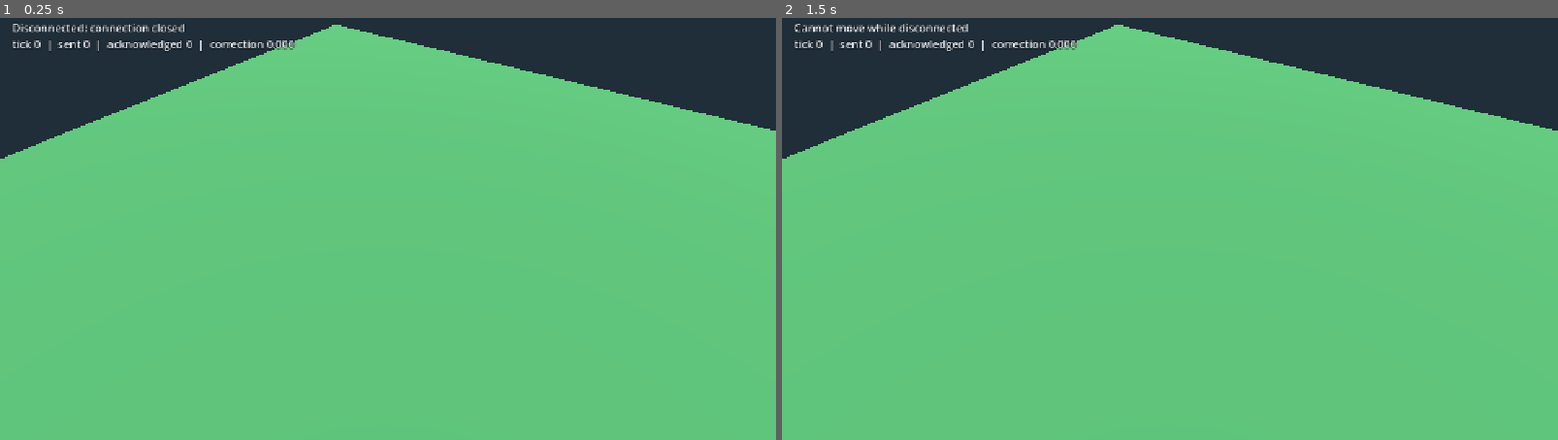
Above: before the commit, frames 1-2 (left to right).
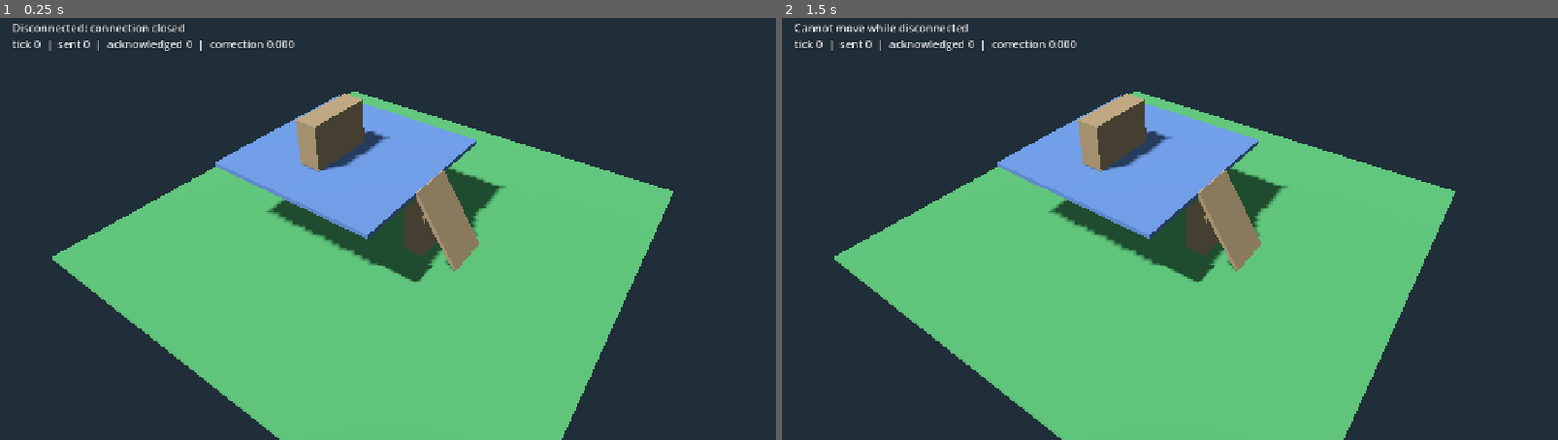
Above: after the commit, the same moments.

Repository: mywyau/arcana
Game: Godot game, scene res://scenes/main.tscn
Same seed, same stepped clock (60 frames per second), same inputs: the game is played once before the commit and once after it.
Inputs (mouse positions are in pixels of both pictures, inside the frame that each line leads up to):
- Up to frame 1 (0.25 s): no input
- Up to frame 2 (1.5 s): tap Enter at 0.5 s; move the mouse to (1340, 199) at 0.52 s; click (1340, 199) at 0.67 s; tap Space at 1.25 s; move the mouse to (1014, 241) at 1.27 s; click (1014, 241) at 1.42 s

The runs differ from the first frame. In frame 1, 50% of the frame differs, in the area x 0-100%, y 1-100%; in frame 2, 50%.

Commit message:
add obstacles, tighten up movement and

Diff:
--- a/client/scenes/main.tscn
+++ b/client/scenes/main.tscn
@@ -7,11 +7,45 @@
 albedo_color = Color(0.24, 0.48, 0.29, 1)
 roughness = 1.0
 
-[sub_resource type="PlaneMesh" id="GroundMesh"]
+[sub_resource type="BoxMesh" id="GroundMesh"]
 material = SubResource("GroundMaterial")
-size = Vector2(40, 40)
-subdivide_width = 20
-subdivide_depth = 20
+size = Vector3(20, 0.2, 20)
+
+[sub_resource type="BoxShape3D" id="GroundShape"]
+size = Vector3(20, 0.2, 20)
+
+[sub_resource type="StandardMaterial3D" id="UpperMaterial"]
+albedo_color = Color(0.28, 0.38, 0.55, 1)
+roughness = 0.9
+
+[sub_resource type="BoxMesh" id="UpperMesh"]
+material = SubResource("UpperMaterial")
+size = Vector3(8, 0.2, 8)
+
+[sub_resource type="BoxShape3D" id="UpperShape"]
+size = Vector3(8, 0.2, 8)
+
+[sub_resource type="StandardMaterial3D" id="RampMaterial"]
+albedo_color = Color(0.48, 0.4, 0.3, 1)
+roughness = 0.95
+
+[sub_resource type="BoxMesh" id="RampMesh"]
+material = SubResource("RampMaterial")
+size = Vector3(3.6055, 0.18, 2)
+
+[sub_resource type="BoxMesh" id="GroundObstacleMesh"]
+material = SubResource("RampMaterial")
+size = Vector3(1, 2, 2)
+
+[sub_resource type="BoxShape3D" id="GroundObstacleShape"]
+size = Vector3(1, 2, 2)
+
+[sub_resource type="BoxMesh" id="UpperObstacleMesh"]
+material = SubResource("RampMaterial")
+size = Vector3(1, 2, 3)
+
+[sub_resource type="BoxShape3D" id="UpperObstacleShape"]
+size = Vector3(1, 2, 3)
 
 [sub_resource type="StandardMaterial3D" id="MarkerMaterial"]
 albedo_color = Color(0.95, 0.76, 0.2, 1)
@@ -49,7 +83,49 @@
 shadow_enabled = true
 
 [node name="Ground" type="MeshInstance3D" parent="."]
+position = Vector3(0, -0.1, 0)
 mesh = SubResource("GroundMesh")
+
+[node name="GroundBody" type="StaticBody3D" parent="."]
+
+[node name="CollisionShape3D" type="CollisionShape3D" parent="GroundBody"]
+position = Vector3(0, -0.1, 0)
+shape = SubResource("GroundShape")
+
+[node name="UpperFloor" type="MeshInstance3D" parent="."]
+position = Vector3(-2, 2.9, 0)
+mesh = SubResource("UpperMesh")
+
+[node name="UpperFloorBody" type="StaticBody3D" parent="."]
+
+[node name="CollisionShape3D" type="CollisionShape3D" parent="UpperFloorBody"]
+position = Vector3(-2, 2.9, 0)
+shape = SubResource("UpperShape")
+
+[node name="Ramp" type="MeshInstance3D" parent="."]
+position = Vector3(3, 1.5, 0)
+rotation_degrees = Vector3(0, 0, -56.31)
+mesh = SubResource("RampMesh")
+
+[node name="GroundObstacle" type="MeshInstance3D" parent="."]
+position = Vector3(2, 1, 0)
+mesh = SubResource("GroundObstacleMesh")
+
+[node name="GroundObstacleBody" type="StaticBody3D" parent="."]
+
+[node name="CollisionShape3D" type="CollisionShape3D" parent="GroundObstacleBody"]
+position = Vector3(2, 1, 0)
+shape = SubResource("GroundObstacleShape")
+
+[node name="UpperObstacle" type="MeshInstance3D" parent="."]
+position = Vector3(-2.5, 4, 0.5)
+mesh = SubResource("UpperObstacleMesh")
+
+[node name="UpperObstacleBody" type="StaticBody3D" parent="."]
+
+[node name="CollisionShape3D" type="CollisionShape3D" parent="UpperObstacleBody"]
+position = Vector3(-2.5, 4, 0.5)
+shape = SubResource("UpperObstacleShape")
 
 [node name="ClickMarker" type="MeshInstance3D" parent="."]
 visible = false
--- a/client/scripts/main.gd
+++ b/client/scripts/main.gd
@@ -1,7 +1,7 @@
 extends Node3D
 
 const PLAYER_SCENE: PackedScene = preload("res://scenes/player.tscn")
-const GROUND_PLANE: Plane = Plane.PLANE_XZ
+const RAY_LENGTH: float = 1000.0
 
 @onready var camera: Camera3D = $Camera3D
 @onready var network: NetworkClient = $NetworkClient
@@ -13,6 +13,8 @@
 var _local_player_id: String = ""
 var _next_sequence: int = 1
 var _player_views: Dictionary = {}
+var _pending_click: Vector2
+var _has_pending_click: bool = false
 
 
 func _ready() -> void:
@@ -30,13 +32,23 @@
 	if not mouse_event.pressed or mouse_event.button_index != MOUSE_BUTTON_LEFT:
 		return
 
-	var ray_origin: Vector3 = camera.project_ray_origin(mouse_event.position)
-	var ray_direction: Vector3 = camera.project_ray_normal(mouse_event.position)
-	var intersection: Variant = GROUND_PLANE.intersects_ray(ray_origin, ray_direction)
-	if intersection == null:
+	_pending_click = mouse_event.position
+	_has_pending_click = true
+
+
+func _physics_process(_delta: float) -> void:
+	if not _has_pending_click:
+		return
+	_has_pending_click = false
+
+	var ray_origin: Vector3 = camera.project_ray_origin(_pending_click)
+	var ray_end: Vector3 = ray_origin + camera.project_ray_normal(_pending_click) * RAY_LENGTH
+	var query := PhysicsRayQueryParameters3D.create(ray_origin, ray_end)
+	var result: Dictionary = get_world_3d().direct_space_state.intersect_ray(query)
+	if result.is_empty():
 		return
 
-	var destination := intersection as Vector3
+	var destination: Vector3 = result["position"]
 	var sequence: int = _next_sequence
 	if network.send_move(sequence, destination):
 		_next_sequence += 1
@@ -53,7 +65,7 @@
 
 func _on_welcome_received(player_id: String) -> void:
 	_local_player_id = player_id
-	status_label.text = "Connected as %s — click the ground to move" % player_id
+	status_label.text = "Connected as %s — click a walkable surface to move" % player_id
 	for id: String in _player_views:
 		var view: PlayerView = _player_views[id]
 		view.set_local_player(id == _local_player_id)
@@ -81,17 +93,18 @@
 			float(coordinates.get("y", 0.0)),
 			float(coordinates.get("z", 0.0)),
 		)
-		var destination := Vector3.ZERO
-		var has_destination: bool = false
-		var destination_data: Variant = player_data.get("destination")
-		if typeof(destination_data) == TYPE_DICTIONARY:
-			var destination_coordinates: Dictionary = destination_data
-			destination = Vector3(
-				float(destination_coordinates.get("x", 0.0)),
-				float(destination_coordinates.get("y", 0.0)),
-				float(destination_coordinates.get("z", 0.0)),
-			)
-			has_destination = true
+		var path: Array[Vector3] = []
+		var path_data: Variant = player_data.get("path", [])
+		if typeof(path_data) == TYPE_ARRAY:
+			for waypoint_data: Variant in path_data:
+				if typeof(waypoint_data) != TYPE_DICTIONARY:
+					continue
+				var waypoint: Dictionary = waypoint_data
+				path.append(Vector3(
+					float(waypoint.get("x", 0.0)),
+					float(waypoint.get("y", 0.0)),
+					float(waypoint.get("z", 0.0)),
+				))
 
 		var view: PlayerView = _player_views.get(id)
 		if view == null:
@@ -103,8 +116,7 @@
 		var acknowledged_sequence: int = int(player_data.get("last_command_sequence", 0))
 		var correction: float = view.apply_authoritative_state(
 			position,
-			destination,
-			has_destination,
+			path,
 			float(player_data.get("speed", 4.0)),
 			acknowledged_sequence,
 			_next_sequence - 1,
--- a/client/scripts/player_view.gd
+++ b/client/scripts/player_view.gd
@@ -13,9 +13,9 @@
 var _has_position: bool = false
 var _remote_target: Vector3
 var _authoritative_position: Vector3
-var _predicted_destination: Vector3
-var _has_predicted_destination: bool = false
+var _predicted_path: Array[Vector3] = []
 var _pending_correction: Vector3
+var _last_route_sequence: int = -1
 
 
 func _process(delta: float) -> void:
@@ -27,11 +27,13 @@
 		global_position = global_position.lerp(_remote_target, weight)
 		return
 
-	if _has_predicted_destination:
+	if not _predicted_path.is_empty():
 		global_position = global_position.move_toward(
-			_predicted_destination,
+			_predicted_path[0],
 			movement_speed * delta,
 		)
+		if global_position.is_equal_approx(_predicted_path[0]) and _predicted_path.size() > 1:
+			_predicted_path.pop_front()
 
 	if not _pending_correction.is_zero_approx():
 		var correction_step: Vector3 = _pending_correction.limit_length(correction_speed * delta)
@@ -42,14 +44,12 @@
 func predict_move(destination: Vector3) -> void:
 	if not _is_local or not _has_position:
 		return
-	_predicted_destination = destination
-	_has_predicted_destination = true
+	_predicted_path = [destination]
 
 
 func apply_authoritative_state(
 	position: Vector3,
-	destination: Vector3,
-	has_destination: bool,
+	path: Array[Vector3],
 	speed: float,
 	acknowledged_sequence: int,
 	latest_sent_sequence: int,
@@ -75,16 +75,15 @@
 	else:
 		_pending_correction = Vector3.ZERO
 
-	if acknowledged_sequence >= latest_sent_sequence:
-		_has_predicted_destination = has_destination
-		if has_destination:
-			_predicted_destination = destination
+	if acknowledged_sequence >= latest_sent_sequence and acknowledged_sequence > _last_route_sequence:
+		_predicted_path = path.duplicate()
+		_last_route_sequence = acknowledged_sequence
 
 	return correction_distance
 
 
 func cancel_prediction() -> void:
-	_has_predicted_destination = false
+	_predicted_path.clear()
 	_pending_correction = _authoritative_position - global_position
 
 
Not shown: 1 places in client/scenes/main.tscn that only renumber resources
Not shown, changed: server/cmd/server/main.go
Not shown, added: server/internal/navigation/layered.go
Not shown, added: server/internal/navigation/layered_test.go
Not shown, changed: server/internal/protocol/message.go
Not shown, changed: server/internal/simulation/world.go
Not shown, changed: server/internal/simulation/world_test.go
Not shown, changed: server/internal/transport/websocket/handler.go
